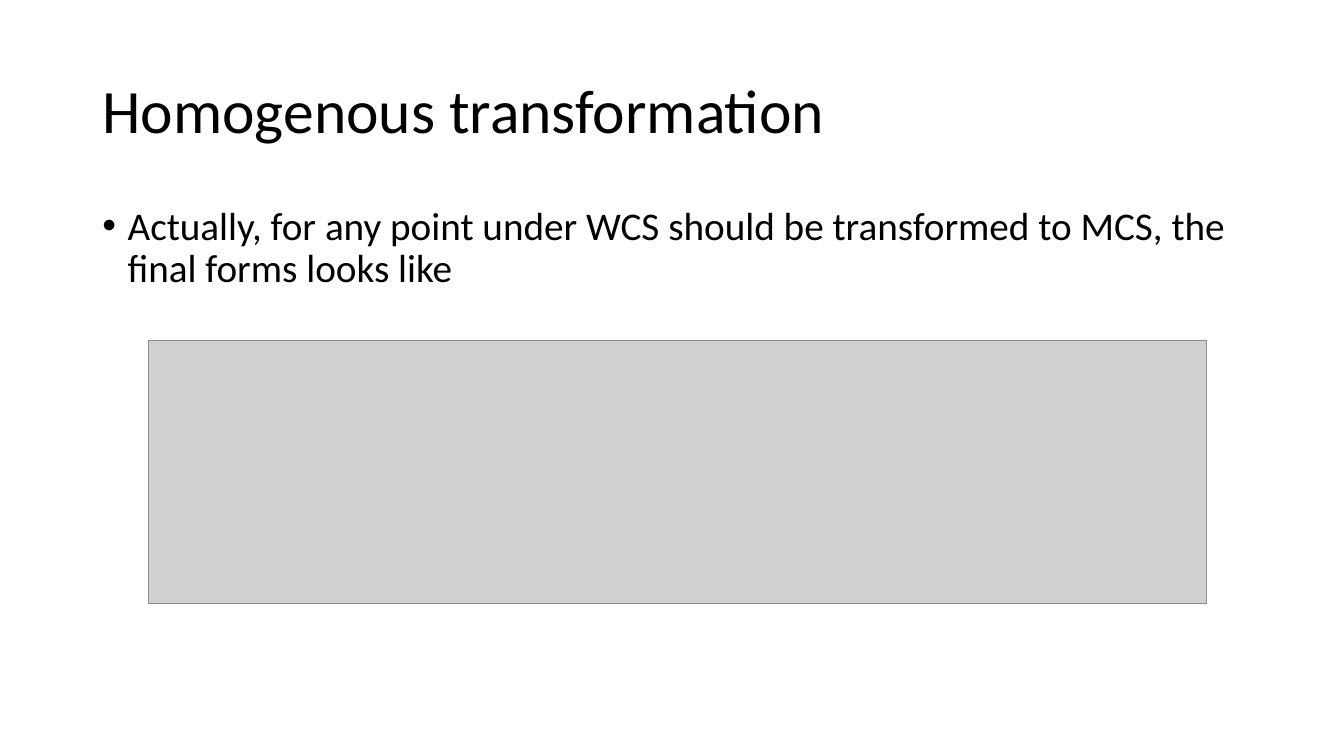
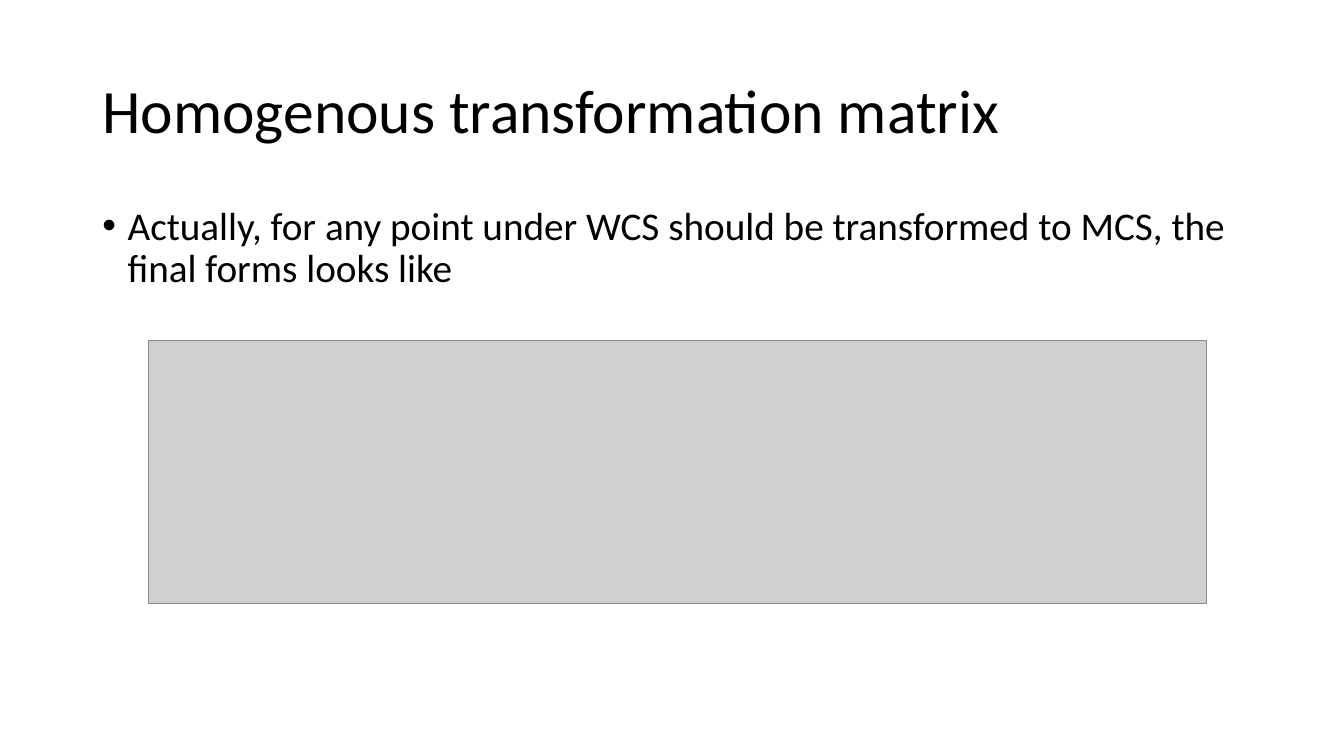
Before and after one commit to Jinny-Ching/cad_cam_course, a slide deck: slide 8 of Coordinate system.pptx. Drawn at 1344x756 pixels with LibreOffice and Linux fonts; fonts in the diff are those of the drawing; grey boxes stand for pictures. Boxes give left, top, right and bottom in pixels: in the first picture for what was removed or moved away, otherwise in the second. Text is boxed around its words. In the diff, an @@ line names an element or a change of style, - is before the commit and + after.

Commit message:
add an homogenous transformation matrix example

```diff
--- a/Coordinate system.pptx
+++ b/Coordinate system.pptx
@@ title at bbox=[102, 90, 999, 144]: text changed @@
-Homogenous transformation
+Homogenous transformation matrix
```
Also in this commit, not shown: 1 other slide changed, 4 slides added, 1 other file.
